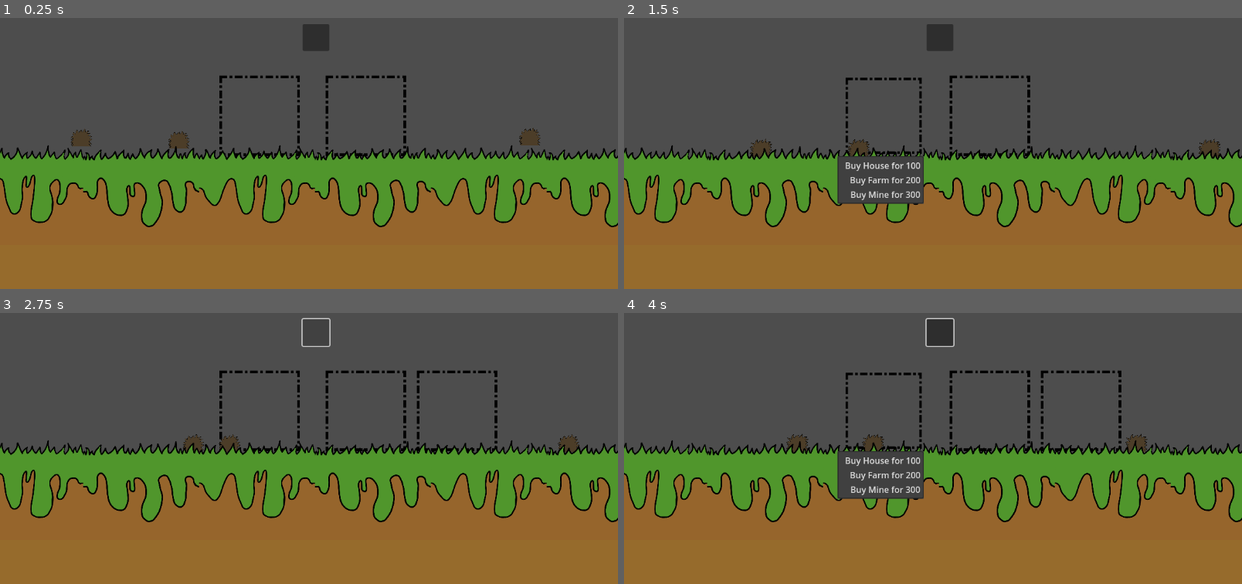
Above: before the commit, frames 1-4 (two rows, left to right).
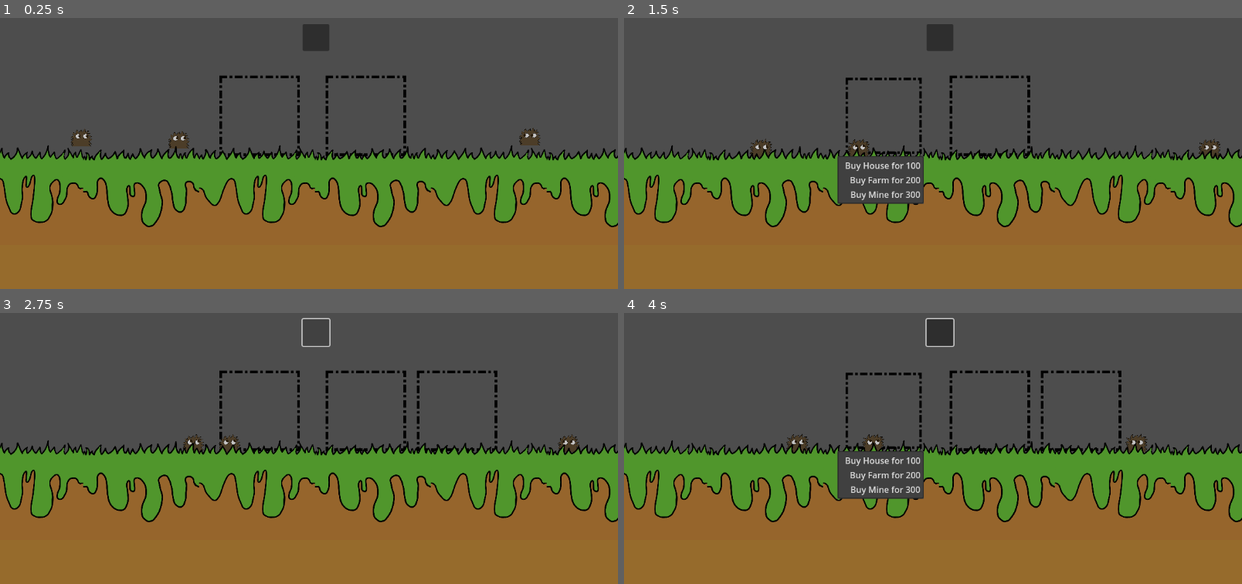
Above: after the commit, the same moments.

Repository: AncientEntity/LD56
Game: Godot game, scene res://Scenes/game_scene.tscn
Two runs of this game, one before a commit and one after it. Both use one fixed random seed, a clock stepped at 60 frames per second and the inputs below.
Inputs (mouse positions are in pixels of both pictures, inside the frame that each line leads up to):
- Up to frame 1 (0.25 s): no input
- Up to frame 2 (1.5 s): click (988, 115) at 0.5 s; click (883, 115) at 1.25 s
- Up to frame 3 (2.75 s): click (315, 331) at 2 s
- Up to frame 4 (4 s): click (988, 410) at 2.75 s; click (883, 410) at 3.5 s

The runs differ from the first frame. In frame 1, less than 0.1% of the frame differs, in the area x 12-87%, y 42-46%; in frame 2, less than 0.1%; in frame 3, less than 0.1%; in frame 4, less than 0.1%, in the area x 27-84%, y 46-49%.

Commit message:
they look at cursor

Diff:
--- a/Scenes/little_guy.tscn
+++ b/Scenes/little_guy.tscn
@@ -1,10 +1,11 @@
-[gd_scene load_steps=8 format=3 uid="uid://b7lnjnot2mw2x"]
+[gd_scene load_steps=9 format=3 uid="uid://b7lnjnot2mw2x"]
 
 [ext_resource type="Script" path="res://Scripts/little_guy.gd" id="1_qbqcl"]
 [ext_resource type="Texture2D" uid="uid://bhd64w71ghy06" path="res://Assets/littleGuyAssets/Body2.png" id="2_ftvnn"]
 [ext_resource type="Texture2D" uid="uid://byef5m36hbmr1" path="res://Assets/littleGuyAssets/Body3.png" id="3_0gklo"]
 [ext_resource type="Texture2D" uid="uid://0nfutyhdatl5" path="res://Assets/littleGuyAssets/Body4.png" id="4_e0o5y"]
 [ext_resource type="Texture2D" uid="uid://bs2uic1uopp0d" path="res://Assets/littleGuyAssets/Body1.png" id="5_8qdn0"]
+[ext_resource type="Texture2D" uid="uid://bu8g66msvdpds" path="res://Assets/littleGuyAssets/Eyeball.png" id="6_qc125"]
 
 [sub_resource type="CapsuleShape2D" id="CapsuleShape2D_ho3do"]
 radius = 21.17
@@ -38,11 +39,11 @@
 lock_rotation = true
 script = ExtResource("1_qbqcl")
 
-[node name="CollisionShape2D" type="CollisionShape2D" parent="."]
+[node name="Collider" type="CollisionShape2D" parent="."]
 position = Vector2(0, -24)
 shape = SubResource("CapsuleShape2D_ho3do")
 
-[node name="AnimatedSprite2D" type="AnimatedSprite2D" parent="."]
+[node name="BodySprite" type="AnimatedSprite2D" parent="."]
 z_index = 50
 texture_filter = 1
 position = Vector2(0, -9)
@@ -50,3 +51,15 @@
 sprite_frames = SubResource("SpriteFrames_c0u1w")
 autoplay = "default"
 frame_progress = 0.759352
+
+[node name="LeftEye" type="Sprite2D" parent="BodySprite"]
+z_index = 50
+position = Vector2(-35, 15)
+scale = Vector2(0.995, 0.995)
+texture = ExtResource("6_qc125")
+
+[node name="RightEye" type="Sprite2D" parent="BodySprite"]
+z_index = 50
+position = Vector2(35, 15)
+scale = Vector2(0.995, 0.995)
+texture = ExtResource("6_qc125")
--- a/Scripts/little_guy.gd
+++ b/Scripts/little_guy.gd
@@ -56,5 +56,11 @@
 
 func IdleTask(delta : float):
 	WanderDirection()
+	var mouse_position = get_global_mouse_position()
+	var eyeLook = atan2(mouse_position.y - position.y,mouse_position.x - position.x)
+	eyeLook = rad_to_deg(eyeLook)+180
+	$BodySprite/LeftEye.rotation_degrees = eyeLook
+	$BodySprite/RightEye.rotation_degrees = eyeLook
+
 	var direction = moveSpeed * moveDirection
 	self.linear_velocity.x = direction
Not shown, added: Assets/groundTiles/tall_grass_1.png.import
Not shown, added: Assets/groundTiles/tall_grass_2.png.import
Not shown, added: Assets/groundTiles/tall_grass_3.png.import
